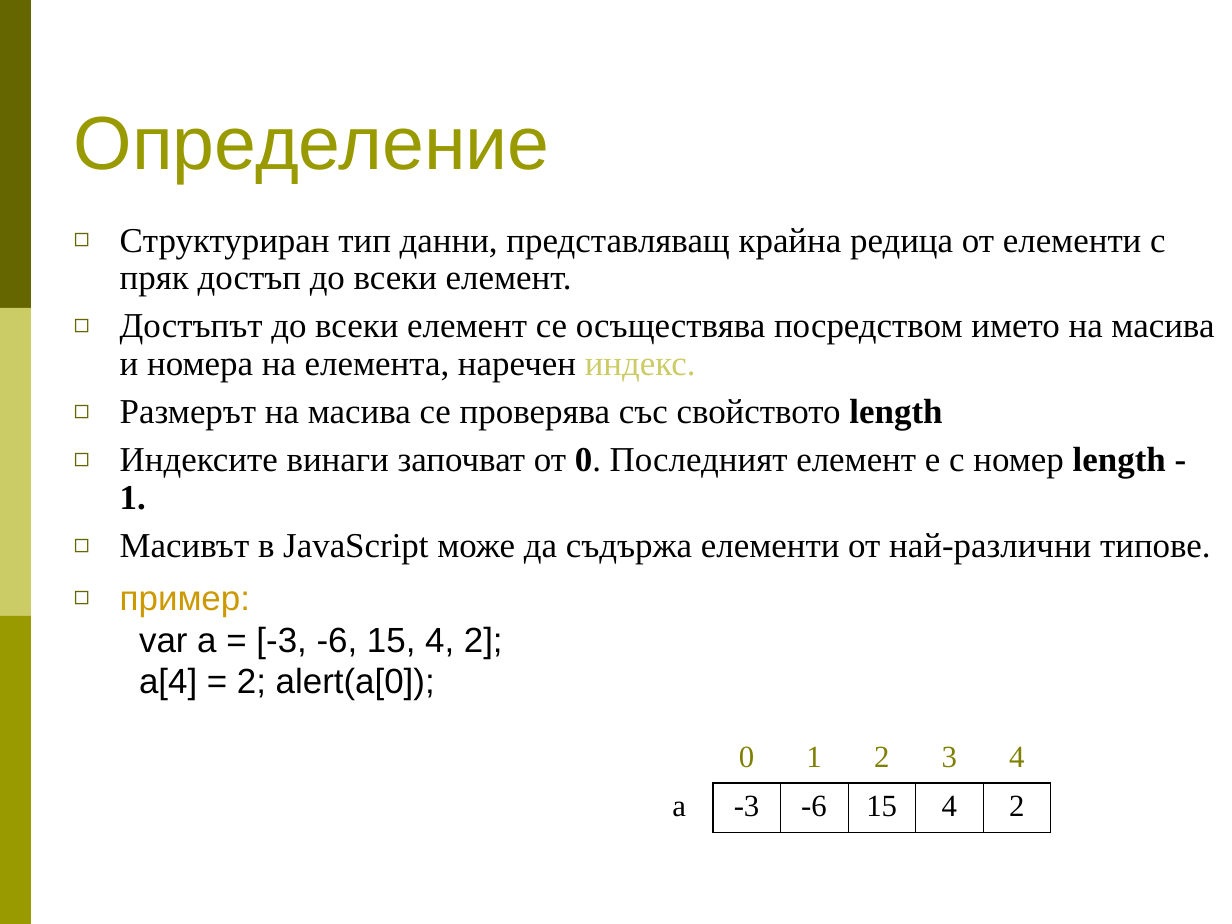
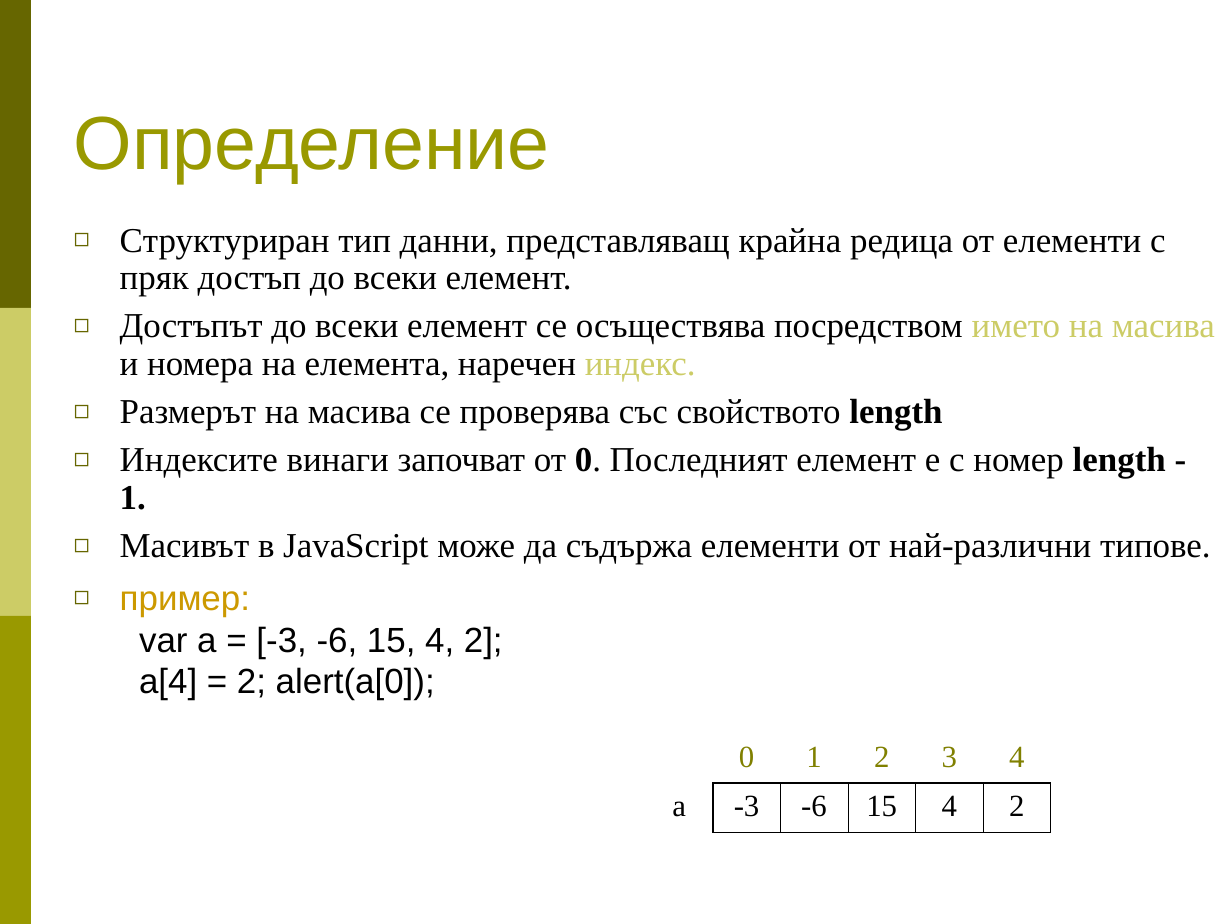
Before and after one commit to BG-IT-Edu/Free-Content, a slide deck: slide 2 of dmanolov/Информатика 8 клас (JavaScript)/04.Въведение в програмирането/11.Масиви.ppt. Drawn at 1232x924 pixels with LibreOffice and Linux fonts; fonts in the diff are those of the drawing. Boxes give left, top, right and bottom in pixels: in the first picture for what was removed or moved away, otherwise in the second. Text is boxed around its words. In the diff, an @@ line names an element or a change of style, - is before the commit and + after.

```diff
--- a/dmanolov/Информатика 8 клас (JavaScript)/04.Въведение в програмирането/11.Масиви.ppt
+++ b/dmanolov/Информатика 8 клас (JavaScript)/04.Въведение в програмирането/11.Масиви.ppt
@@ text at (120, 314, 1215, 382): text colour #000000 to #CCCC66 in "името на масива" @@
```
Also in this commit, not shown: 2 other slides changed, 3 other files.
